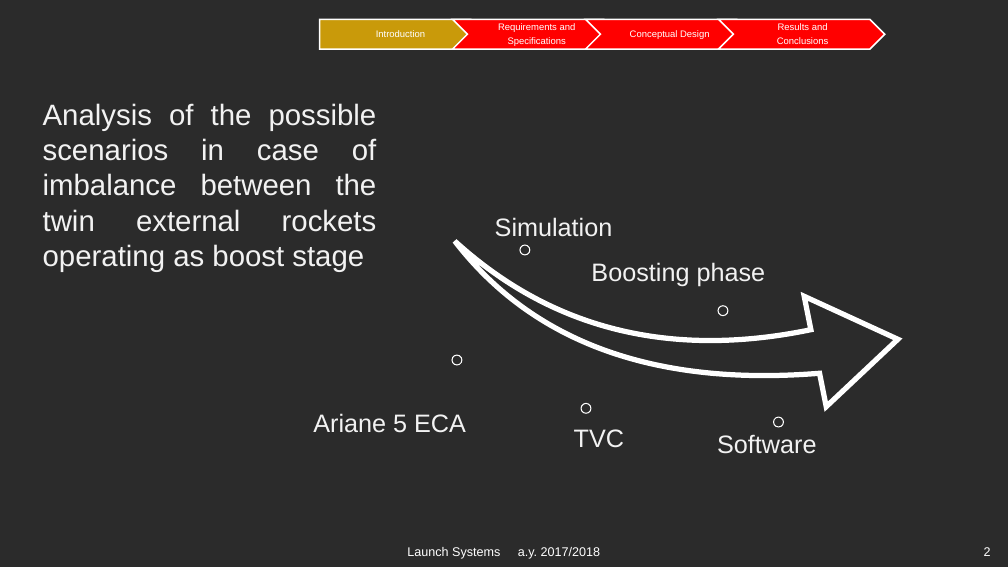
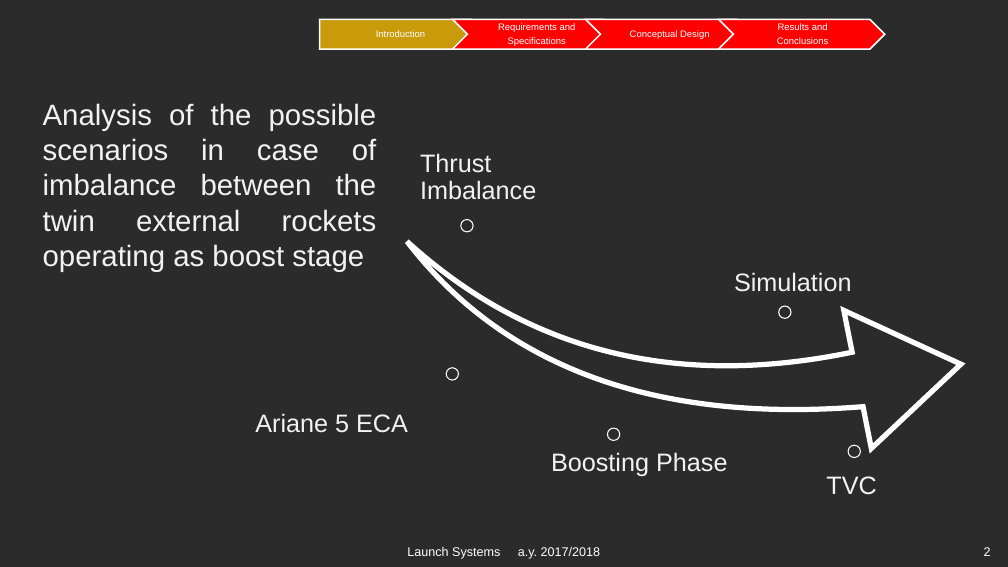
Before and after one commit to aeroanselm/Imbalance_project, a slide deck: slide 2 of Report/Project_Presentation_Ale.pptx. Drawn at 1008x567 pixels with LibreOffice and Linux fonts; fonts in the diff are those of the drawing; background and template pictures are left out; a plain dark background stands for a picture behind light text. Boxes give left, top, right and bottom in pixels: in the first picture for what was removed or moved away, otherwise in the second. Text is boxed around its words. In the diff, an @@ line names an element or a change of style, - is before the commit and + after.

```diff
--- a/Report/Project_Presentation_Ale.pptx
+++ b/Report/Project_Presentation_Ale.pptx
@@ swoosh arrow: place and size @@
-swoosh arrow at <box>455,122,911,499</box>
+swoosh arrow at <box>407,92,978,564</box>
@@ text added at <box>420,153,536,200</box>, 24 pt, text #F2F2F2 @@
+Thrust Imbalance
@@ ellipse: place and size @@
-ellipse at <box>520,245,530,255</box>
+ellipse at <box>461,219,473,231</box>
@@ text "Simulation": place and size @@
-text "Simulation" at <box>495,217,613,237</box>
+text "Simulation" at <box>734,272,852,292</box>
@@ text "Simulation" at <box>734,272,852,292</box>: alignment left to right @@
@@ ellipse: place and size @@
-ellipse at <box>718,306,728,315</box>
+ellipse at <box>779,306,791,318</box>
@@ text "Ariane 5 ECA": place and size @@
-text "Ariane 5 ECA" at <box>313,413,466,433</box>
+text "Ariane 5 ECA" at <box>255,413,408,433</box>
@@ ellipse: place and size @@
-ellipse at <box>452,355,462,365</box>
+ellipse at <box>446,368,458,380</box>
@@ ellipse: place and size @@
-ellipse at <box>582,404,591,414</box>
+ellipse at <box>607,428,619,440</box>
@@ text removed at <box>717,434,816,454</box> @@
-Software
@@ ellipse: place and size @@
-ellipse at <box>774,417,783,427</box>
+ellipse at <box>848,445,861,457</box>
@@ text at <box>551,452,727,476</box>: text changed @@
-Boosting phase
+Boosting Phase
@@ text "TVC": place and size @@
-text "TVC" at <box>574,429,624,448</box>
+text "TVC" at <box>826,476,876,495</box>
@@ text "TVC" at <box>826,476,876,495</box>: alignment right to left @@
```
Also in this commit, not shown: 9 other slides changed, 5 slides added.
